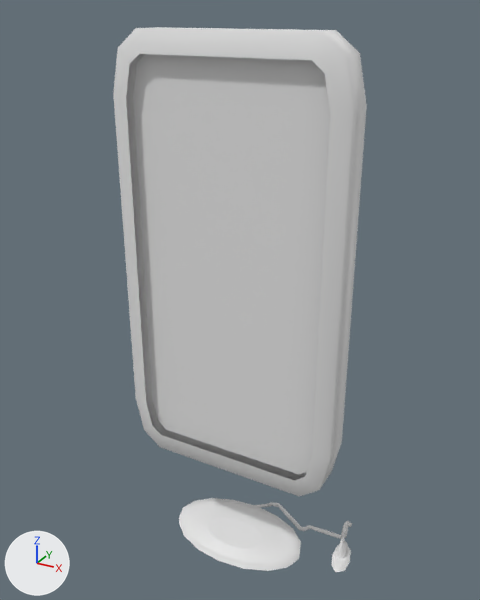
What one commit did to the Blender file Coletor.blend.
Both versions are drawn from a 50 mm lens placed at (1.94, -3.36, 4.2), pointed at (-0.01, 0.18, 2.43). Lighting does not change. The marker at lower left points along +X, +Y and +Z.
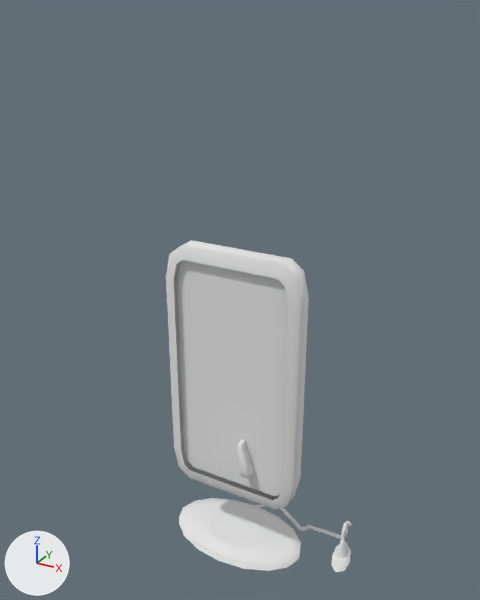
The newer file is also rescaled (x1.565), turned or shifted as a whole; pictures and numbers use the older file's frame.

Diff of the bpy script that builds the scene:
```diff
--- a/Coletor.blend.py
+++ b/Coletor.blend.py
@@ mat_material_003 @@
+mat_material_003 = diffuse_material('Material.003')
+mat_material_003.base_color = (0.8, 0.8, 0.8)  # white #e7e7e7
@@ me_tower_wifi @@
+me_tower_wifi.from_pydata(...)  # 338 vertices, 332 faces; spans x -0.03..0.303, y -0.204..0.236, z -0.203..0.224
+me_tower_wifi.polygons.foreach_set('use_smooth', [True] * 332)
+me_tower_wifi.materials.append(mat_material_003)  # its picture is missing
@@ ob_cube @@
 ob_cube = bpy.data.objects.new('Cube', me_cube_001)
-ob_cube.location = (0.034, 0.02, 0.75)
-ob_cube.scale = (1.0, 0.197, 1.0)
+ob_cube.location = (0.028, 0.049, 0.678)
+ob_cube.scale = (0.639, 0.126, 0.639)
@@ ob_tower_wifi @@
+ob_tower_wifi = bpy.data.objects.new('tower_wifi', me_tower_wifi)
+ob_tower_wifi.location = (0.107, 0.053, 1.339)
+ob_tower_wifi.scale = (0.639, 0.639, 0.639)
```

Changed parts and their boxes [x1, y1, x2, y2] in the pictures (480 x 600 px):
'Cube', moved, rescaled (44% narrower, 42% shorter): before [113, 27, 367, 496]; after [166, 240, 309, 510]
'tower_wifi', added: after [237, 439, 253, 478]
